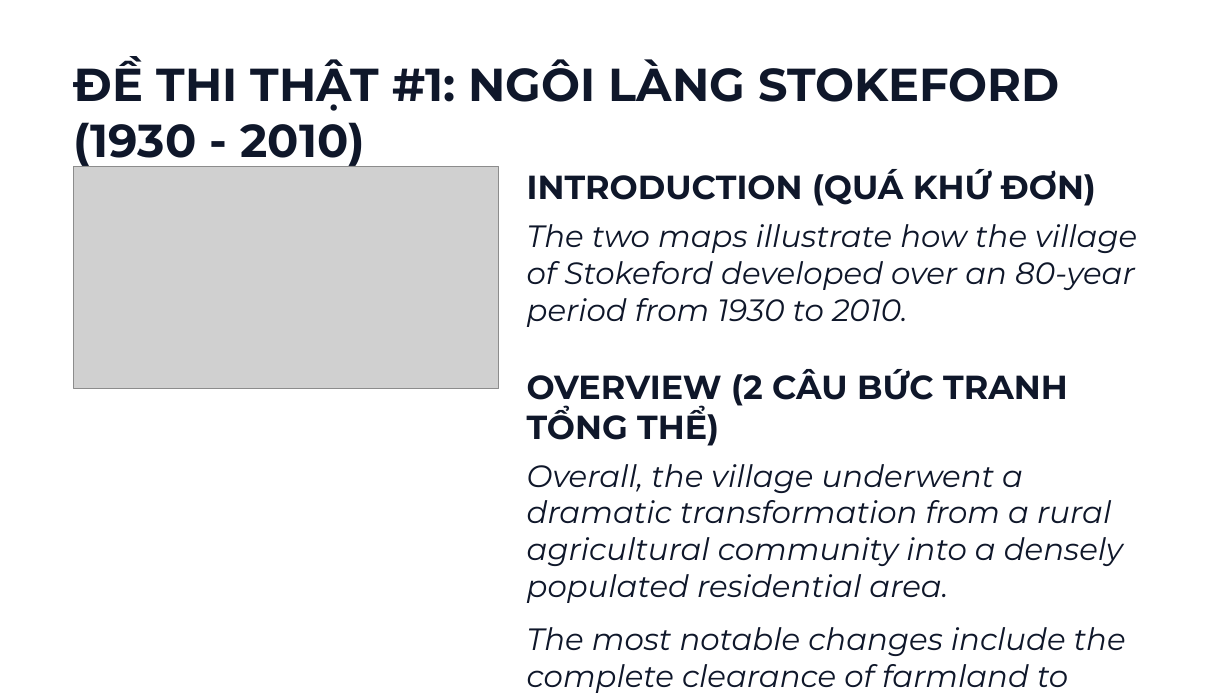
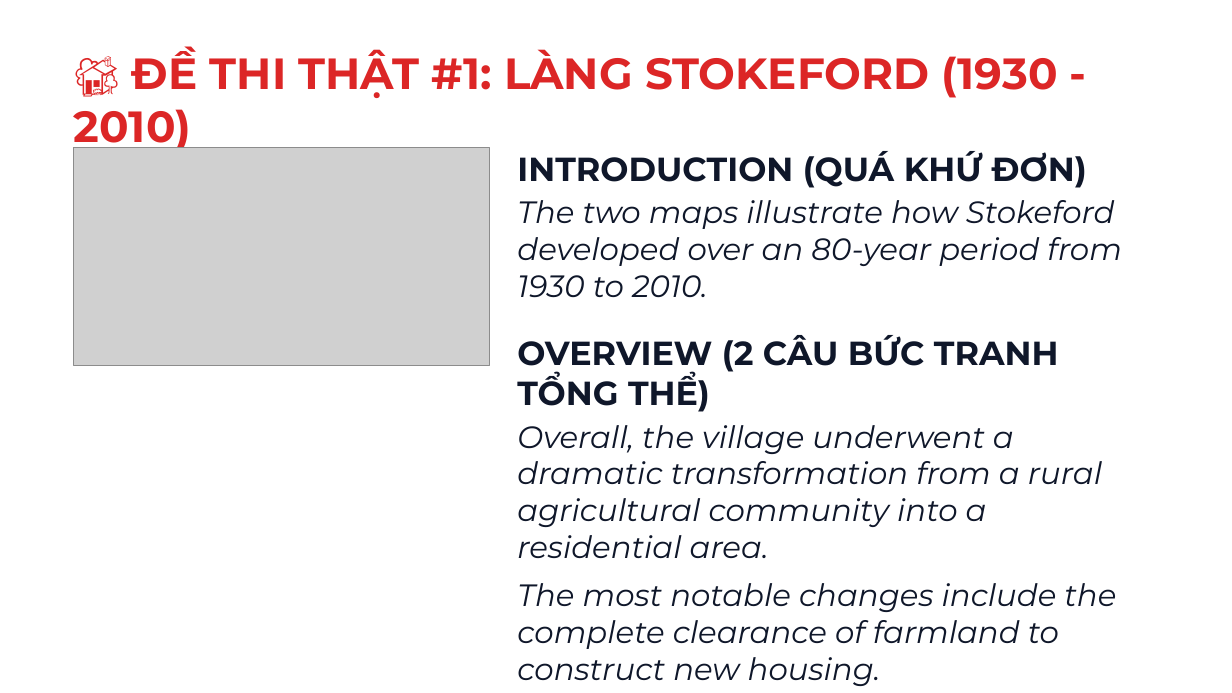
Before and after one commit to snowflake-vibing/KnowledgeLibrary, a slide deck: slide 9 of IELTS/07_YouTube_Studio/01_Slides_Writing_Task1_Map.pptx. Drawn at 1232x693 pixels with LibreOffice and Linux fonts; fonts in the diff are those of the drawing; grey boxes stand for pictures. Boxes give left, top, right and bottom in pixels: in the first picture for what was removed or moved away, otherwise in the second. Text is boxed around its words. In the diff, an @@ line names an element or a change of style, - is before the commit and + after.

Commit message:
docs(rules): update slide rules with heading emoji, 1 accent color per slide, and zero-overflow layout

```diff
--- a/IELTS/07_YouTube_Studio/01_Slides_Writing_Task1_Map.pptx
+++ b/IELTS/07_YouTube_Studio/01_Slides_Writing_Task1_Map.pptx
@@ text at (74,47,1058,152): text changed; size 36 to 34 pt; text colour #0F172A to #DC2626 @@
-ĐỀ THI THẬT #1: NGÔI LÀNG STOKEFORD (1930 - 2010)
+🏡 ĐỀ THI THẬT #1: LÀNG STOKEFORD (1930 - 2010)
@@ picture: place and size @@
-picture at (74,166,499,389)
+picture at (74,148,490,366)
@@ text "INTRODUCTION (QUÁ KHỨ ĐƠN)": place and size @@
-text "INTRODUCTION (QUÁ KHỨ ĐƠN)" at (527,169,1137,693)
+text "INTRODUCTION (QUÁ KHỨ ĐƠN)" at (517,151,1121,643)
@@ text at (517,151,1087,412): less space between paragraphs @@
@@ text at (517,200,1121,298): text changed @@
-The two maps illustrate how the village of Stokeford developed over an 80-year period from 1930 to 2010.
+The two maps illustrate how Stokeford developed over an 80-year period from 1930 to 2010.
@@ text at (517,425,1116,643): text changed @@
-Overall, the village underwent a dramatic transformation from a rural agricultural community into a densely populated residential area.
-The most notable changes include the complete clearance of farmland to construct new housing and the expansion of educational and care facilities.
+Overall, the village underwent a dramatic transformation from a rural agricultural community into a residential area.
+The most notable changes include the complete clearance of farmland to construct new housing.
```
Also in this commit, not shown: 10 other slides changed, 2 other files.
